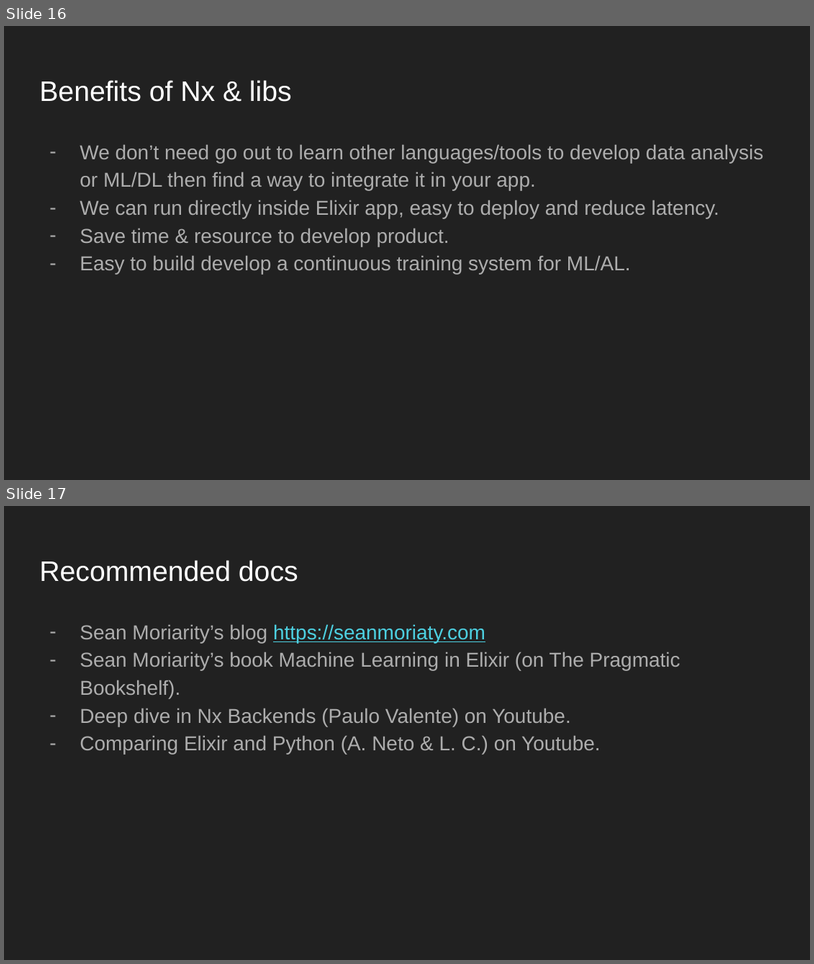
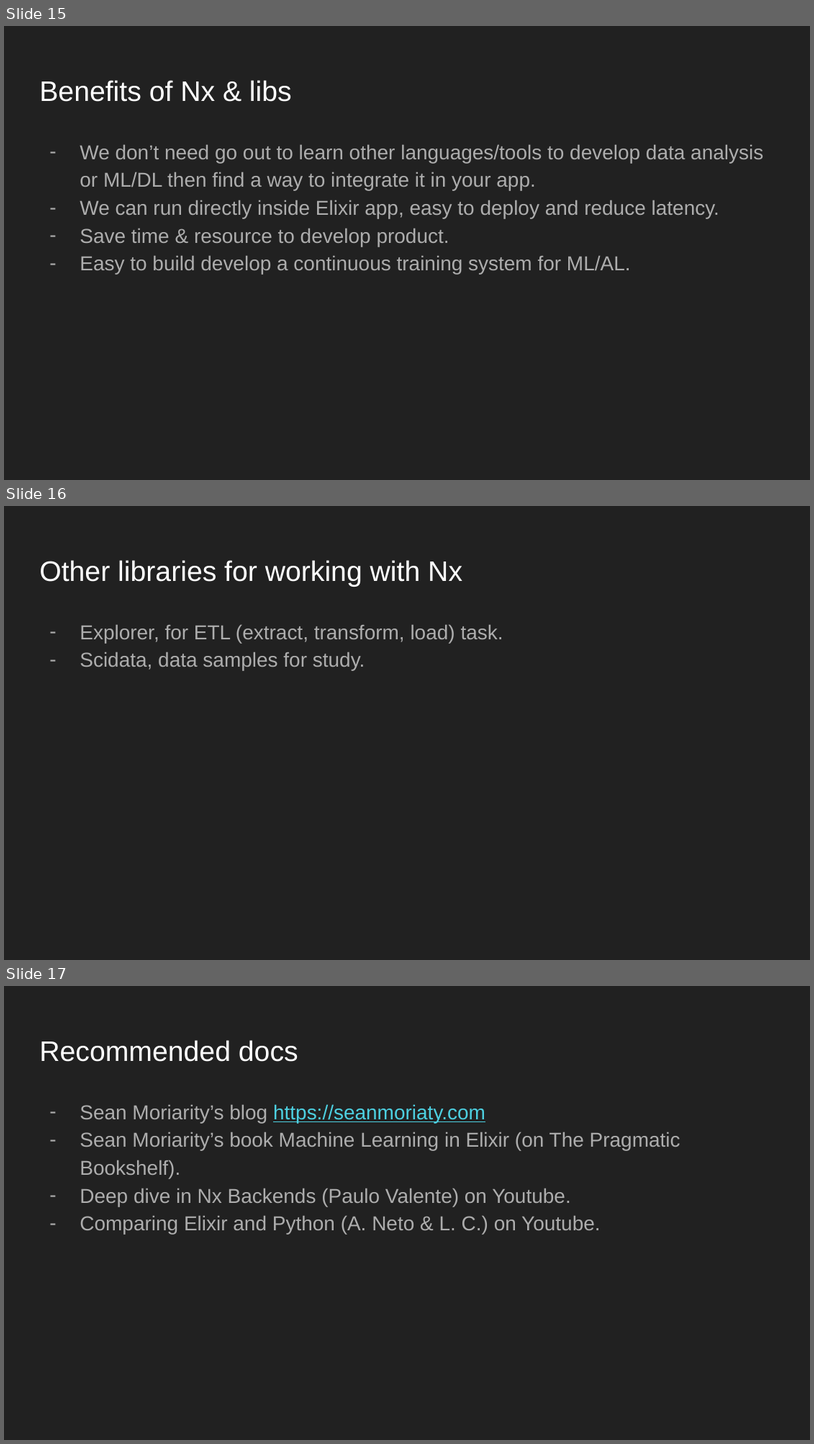
Before and after one commit to ohhi-vn/sharing_intro_nx, a slide deck: Slide/Introducing Nx lib.pptx. Shown one above the other, each under a label of ours: slides 16 and 17 before the commit, slides 15, 16 and 17 after it. The pictures are 814x964 and 814x1444 pixels, drawn with LibreOffice and Linux fonts; fonts in the diff are those of the drawing. Boxes give left, top, right and bottom in pixels: in the first picture for what was removed or moved away, otherwise in the second. Text is boxed around its words. In the diff, an @@ line names an element or a change of style, - is before the commit and + after.

```diff
--- a/Slide/Introducing Nx lib.pptx
+++ b/Slide/Introducing Nx lib.pptx
@@ slide 16 added at [4, 506, 810, 960], background #212121 @@
@@ title added at [39, 560, 463, 587], 25.2 pt, text #FFFFFF @@
+Other libraries for working with Nx
@@ text added at [80, 624, 504, 671], 18 pt, text #ADADAD @@
+– Explorer, for ETL (extract, transform, load) task.
+– Scidata, data samples for study.
@@ what was slide 16 is now slide 15 @@
```
Also in this commit, not shown: 2 slides changed, 1 slide removed, 3 other files.
